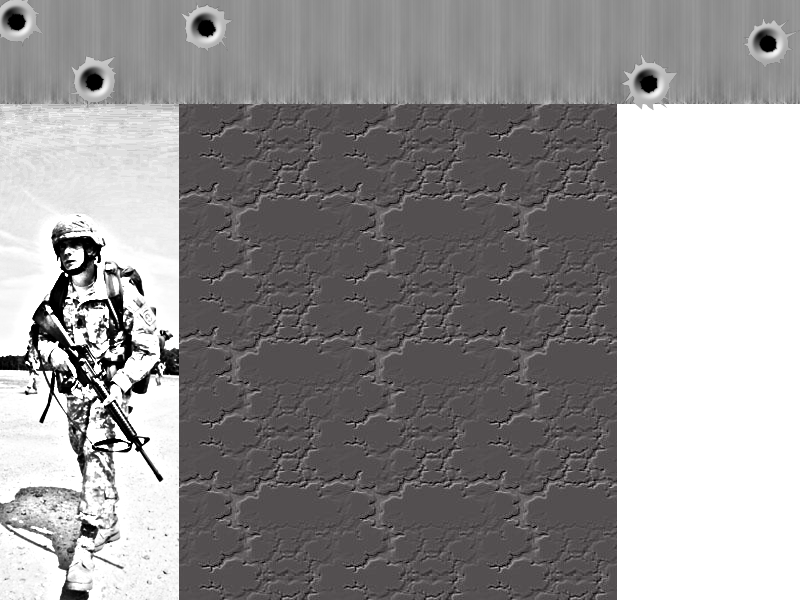
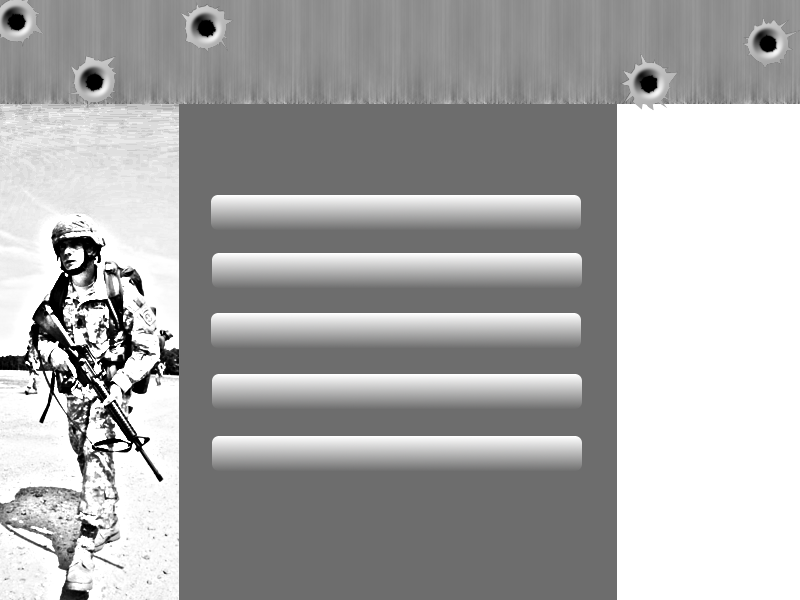
Layered file, before and after one edit (800×600). Changes by layer:
added layer "buttons" above "act" over [211, 195, 582, 471]
painted on "menu" over [179, 104, 617, 600]
